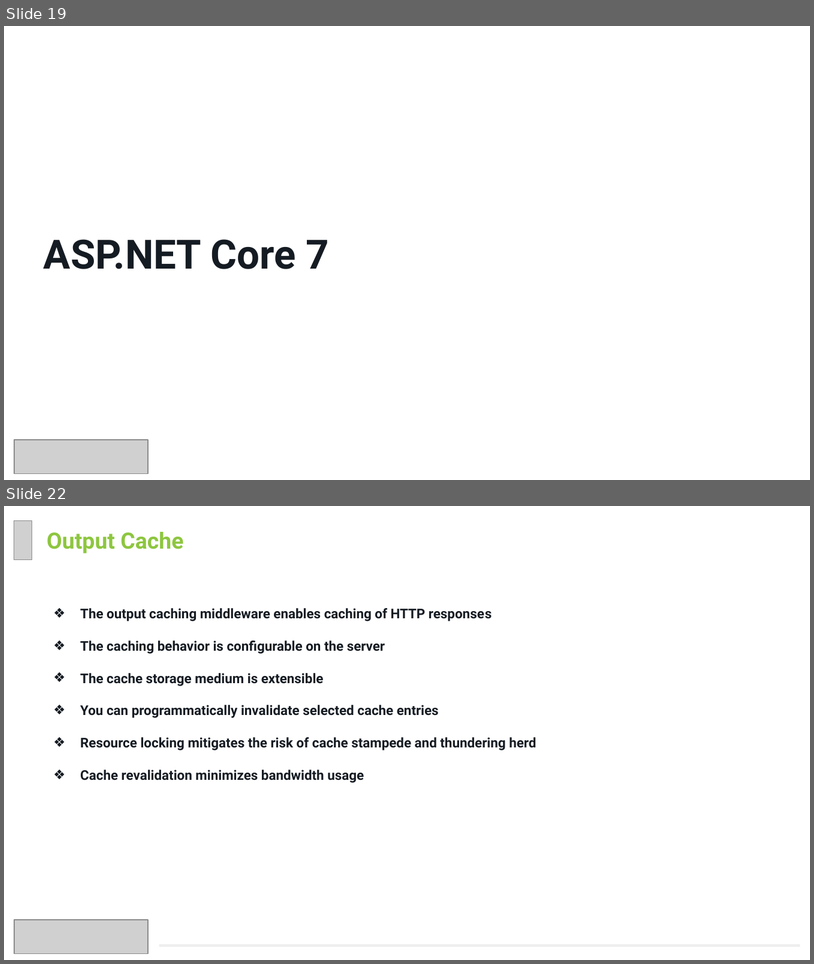
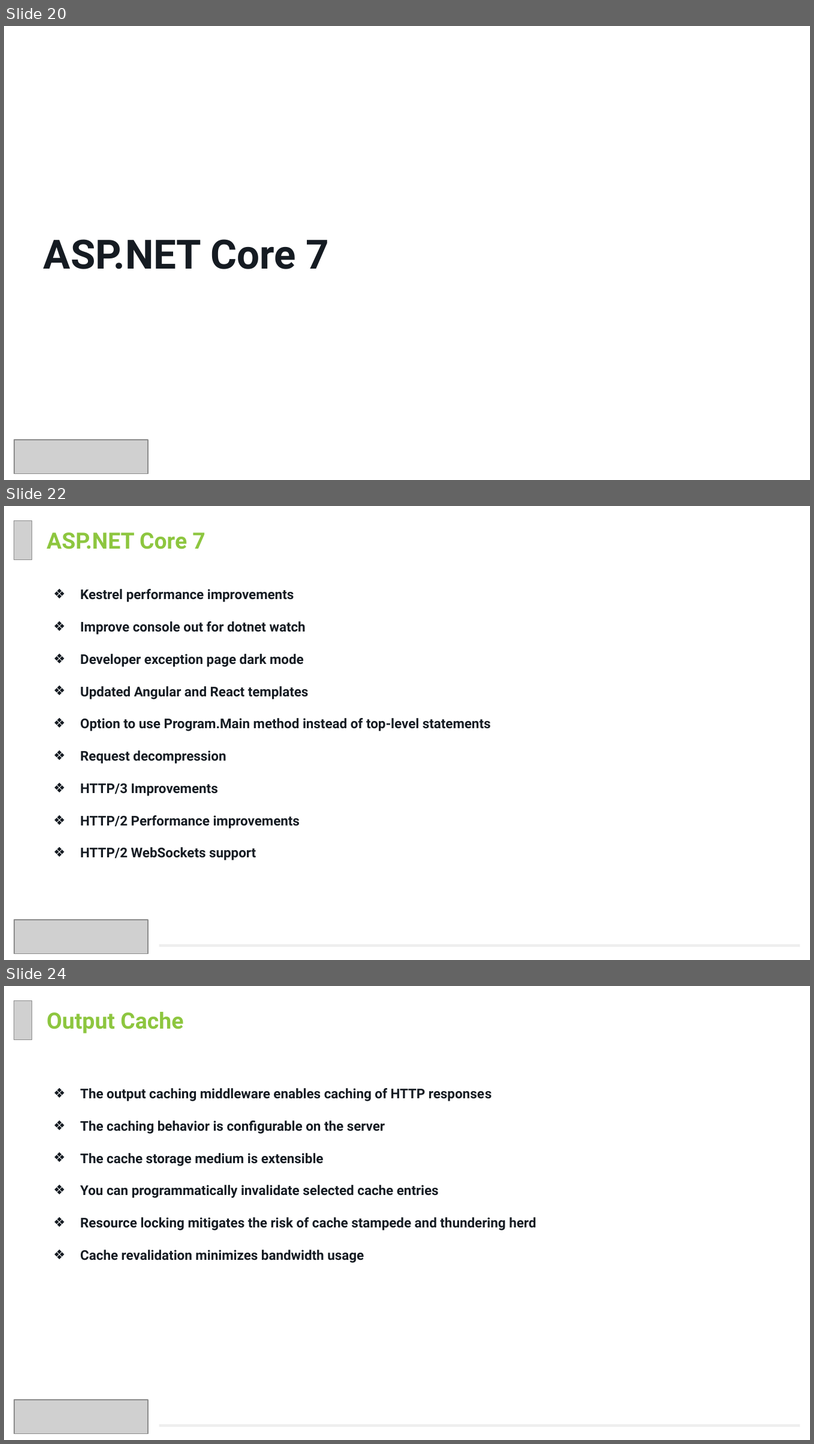
Before and after one commit to vutruong2003/dotnet7csharp11, a slide deck: Slide/Vu.Truong - Tech Talk - Dotnet 7 And C# 11.pptx. Shown one above the other, each under a label of ours: slides 19 and 22 before the commit, slides 20, 22 and 24 after it; the slides between them are not shown. The pictures are 814x964 and 814x1444 pixels, drawn with LibreOffice and Linux fonts; fonts in the diff are those of the drawing; grey boxes stand for pictures; background and template pictures are left out. Boxes give left, top, right and bottom in pixels: in the first picture for what was removed or moved away, otherwise in the second. Text is boxed around its words. In the diff, an @@ line names an element or a change of style, - is before the commit and + after.

```diff
--- a/Slide/Vu.Truong - Tech Talk - Dotnet 7 And C# 11.pptx
+++ b/Slide/Vu.Truong - Tech Talk - Dotnet 7 And C# 11.pptx
@@ slide 22 added at <box>4,506,810,960</box>, background #FFFFFF @@
@@ picture added at <box>14,520,32,559</box> @@
@@ text added at <box>47,532,205,549</box>, 20 pt, text #8DC63F, bold @@
+ASP.NET Core 7
@@ text added at <box>80,589,491,860</box>, 12 pt, text #151B22, bold @@
+❖ Kestrel performance improvements
+❖ Improve console out for dotnet watch
+❖ Developer exception page dark mode
+❖ Updated Angular and React templates
+❖ Option to use Program.Main method instead of top-level statements
+❖ Request decompression
+❖ HTTP/3 Improvements
+❖ HTTP/2 Performance improvements
+❖ HTTP/2 WebSockets support
@@ picture added at <box>14,919,147,954</box> @@
@@ rectangle added at <box>159,944,801,946</box>, fill #EEEEEE @@
@@ what was slide 19 is now slide 20 @@
@@ what was slide 22 is now slide 24 @@
```
Also in this commit, not shown: 8 slides changed, 1 other slide added, 28 other files.
